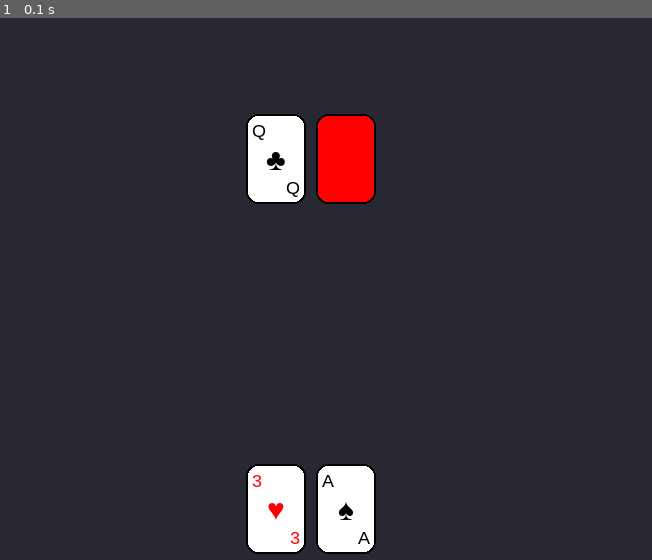
Above: before the commit, frame 1.
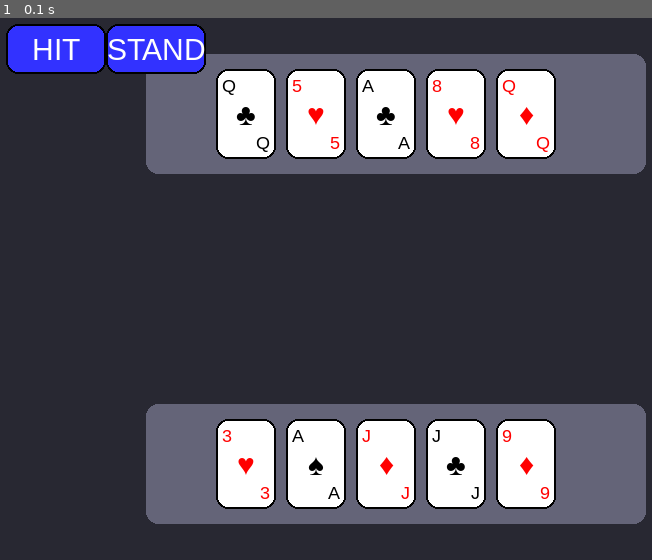
Above: after the commit, the same moment.

Repository: jeomarisaez/pygame-blackjack
Game: pygame game, started from main.py
Same seed, same stepped clock (60 frames per second), same inputs: the game is played once before the commit and once after it.
Inputs:
- Up to frame 1 (0.1 s): no input

The runs differ from the first frame. In frame 1, 37% of the frame differs, in the area x 0-100%, y 1-99%.

Commit message:
feat: create button ui

Diff:
--- a/core/game.py
+++ b/core/game.py
@@ -81,10 +81,10 @@
         self.game_over = True
 
     def distribute_starting_cards(self):
-        for i in range(2):
+        for i in range(5):
             self.give_card(self.player)
             self.give_card(self.dealer)
-        self.dealer.hand.cards[1].hidden = True
+        # self.dealer.hand.cards[1].hidden = True
 
     def give_card(self, player):
         player.hand.cards.append(self.deck.cards.pop())
--- a/core/game_manager.py
+++ b/core/game_manager.py
@@ -32,6 +32,9 @@
             self.screen.fill(self.BACKGROUND)
 
             self.game_ui.draw(self.game)
+            self.game_ui.draw_button("HIT", 10, 10)
+            self.game_ui.draw_button("STAND", 110, 10)
+
 
             # self.game_ui.draw_hand_slot(self.game_ui.screen_center_y * 1.5)
             # self.game_ui.draw_hand_slot(self.game_ui.screen_center_y * 0.5)
--- a/ui/ui.py
+++ b/ui/ui.py
@@ -7,6 +7,8 @@
     WHITE = (255,255,255)
     BLACK = (0,0,0)
     RED = (255,0,0)
+    BLUE = (50,50,255)
+
 
     CARD_SIZE = (60, 90)
 
@@ -29,6 +31,8 @@
         self.corner_font = pygame.font.SysFont("Arial", 18)
 
     def draw(self, game):
+        self.draw_hand_slot(100)
+        self.draw_hand_slot(450)
         self.draw_player_hand(game.player.hand.cards)
         self.draw_dealer_hand(game.dealer.hand.cards)
 
@@ -40,7 +44,7 @@
 
         for card in cards:
 
-            self.draw_card(card, x, y)
+            self.draw_card(card, x - self.card_x_offset, y - self.card_y_offset)
             x += 70
 
     def draw_dealer_hand(self, cards):
@@ -49,9 +53,9 @@
 
         for card in cards:
             if card.hidden:
-                self.draw_card_back(x, y)
+                self.draw_card_back(x - self.card_x_offset, y - self.card_y_offset)
             else:
-                self.draw_card(card, x, y)
+                self.draw_card(card, x - self.card_x_offset, y - self.card_y_offset)
 
             x += 70
 
@@ -105,5 +109,15 @@
         pygame.draw.rect(surface, self.RED, rect, border_radius=12)
         pygame.draw.rect(surface, self.BLACK, rect, 2, border_radius=12)
 
-    def draw_button():
-        pass
+    def draw_button(self, text, x, y, width=100, height=50):
+        surface = self.screen
+
+        rect = pygame.Rect(x, y, width, height)
+
+        pygame.draw.rect(surface, self.BLUE, rect, border_radius=12)
+        pygame.draw.rect(surface, self.BLACK, rect, 2, border_radius=12)
+
+        text_surf = self.card_font.render(text, True, self.WHITE)
+        text_rect = text_surf.get_rect(center=rect.center)
+
+        surface.blit(text_surf, text_rect)
